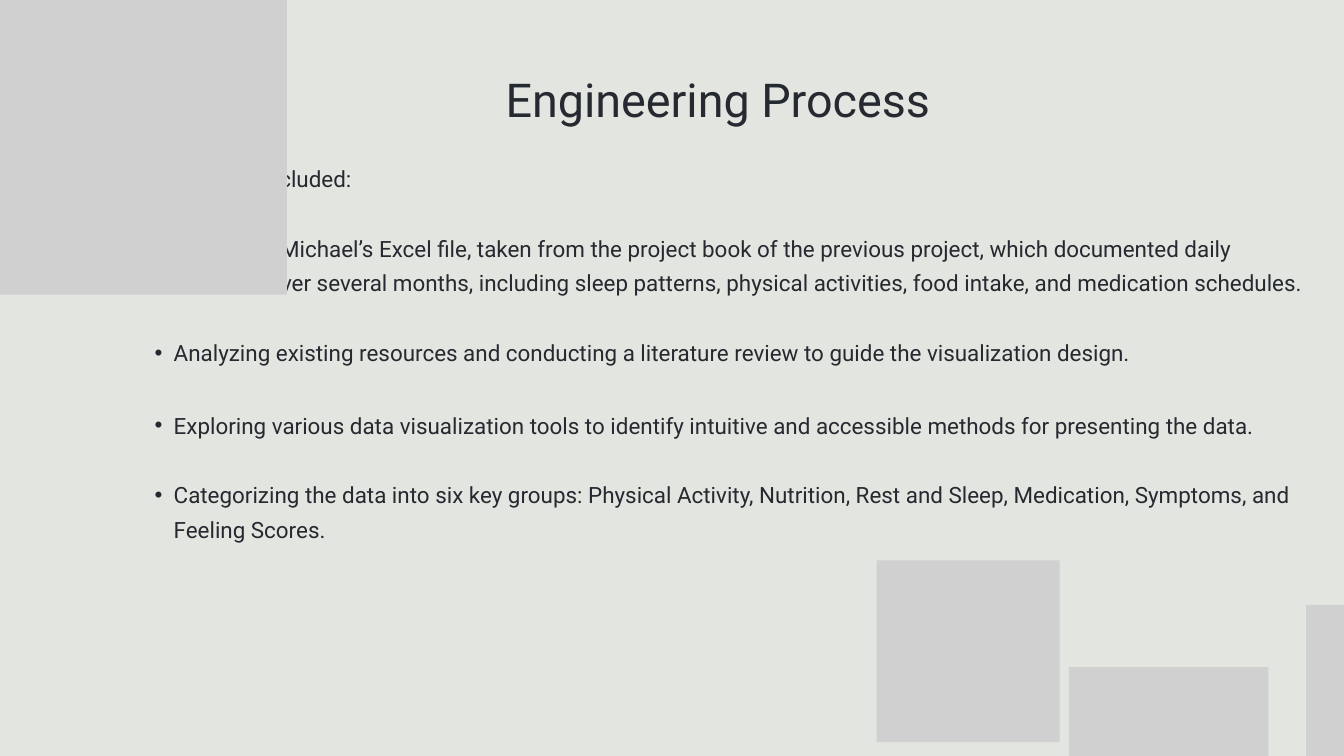
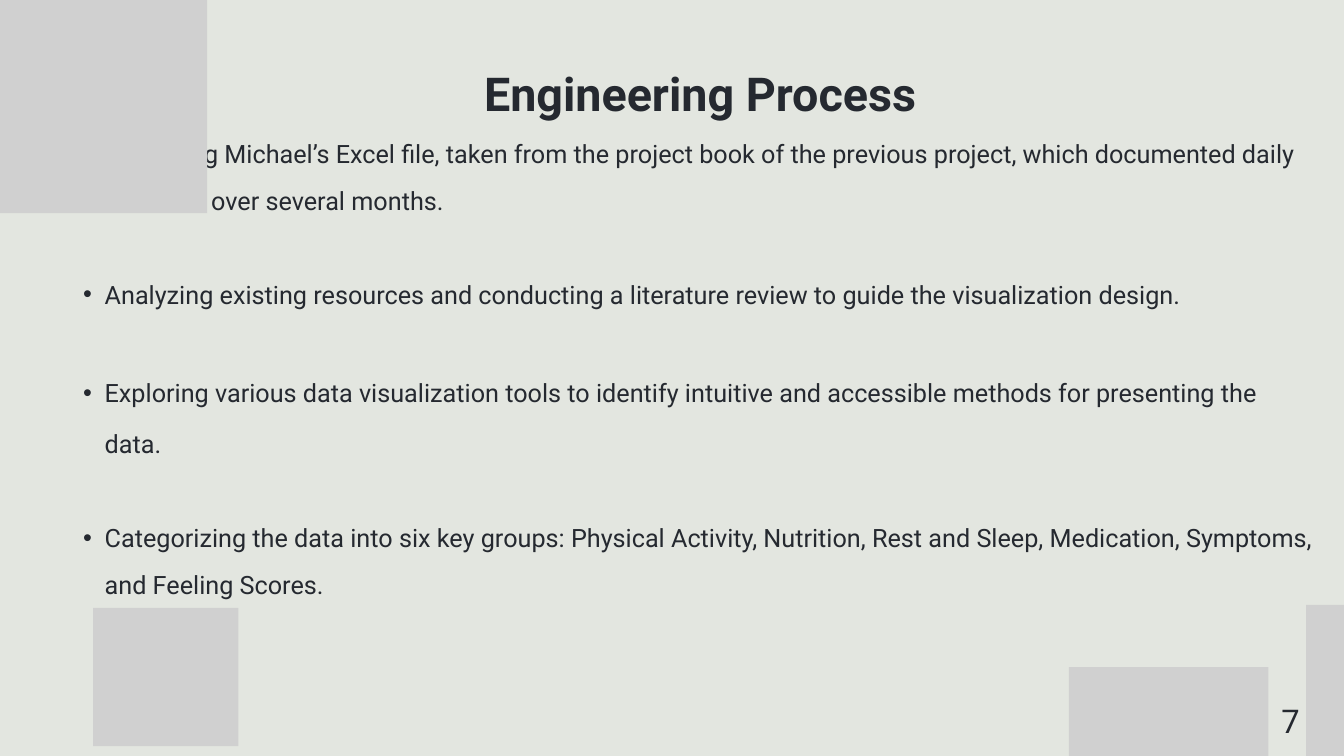
Before and after one commit to OmerFatal/FinalProject_Parkinson-s_Visualization, a slide deck: slide 7 of Capstone Project Phase 1 -Presentation.pptx. Drawn at 1344x756 pixels with LibreOffice and Linux fonts; fonts in the diff are those of the drawing; grey boxes stand for pictures. Boxes give left, top, right and bottom in pixels: in the first picture for what was removed or moved away, otherwise in the second. Text is boxed around its words. In the diff, an @@ line names an element or a change of style, - is before the commit and + after.

Commit message:
Updated Final Project Parkinson Omer Tanya

```diff
--- a/Capstone Project Phase 1 -Presentation.pptx
+++ b/Capstone Project Phase 1 -Presentation.pptx
@@ picture removed at (0, 0, 287, 295) @@
@@ picture added at (0, 0, 207, 213) @@
@@ text "Engineering Process": place and size @@
-text "Engineering Process" at (506, 83, 930, 127)
+text "Engineering Process" at (484, 76, 916, 121)
@@ text "Engineering Process" at (484, 76, 916, 121): bold on; line spacing 100pt to 2 @@
@@ text "Reviewing Michael’s Excel file, taken ...": place and size @@
-text "Reviewing Michael’s Excel file, taken ..." at (174, 170, 1301, 543)
+text "Reviewing Michael’s Excel file, taken ..." at (105, 144, 1312, 600)
@@ text at (105, 144, 1294, 211): text changed; size 24 to 27 pt @@
-Our process included:
-  • Reviewing Michael’s Excel file, taken from the project book of the previous project, which documented daily activities over several months, including sleep patterns, physical activities, food intake, and medication schedules.
+  • Reviewing Michael’s Excel file, taken from the project book of the previous project, which documented daily activities over several months.
@@ text at (105, 285, 1312, 600): size 24 to 27 pt in "Analyzing existing resources and conducting a literature ...", "Exploring various data visualization tools to identify ...", "Categorizing the data into six key groups: ..."; indent changed; line spacing 37.2pt to 1.55; line spacing 40.8pt to 1.7 @@
@@ picture removed at (876, 560, 1059, 742) @@
@@ picture added at (93, 608, 239, 747) @@
@@ text added at (1281, 709, 1299, 733), 35 pt, text #252930 @@
+7
```
Also in this commit, not shown: 15 other slides changed, 4 slides added, 1 slide removed.
